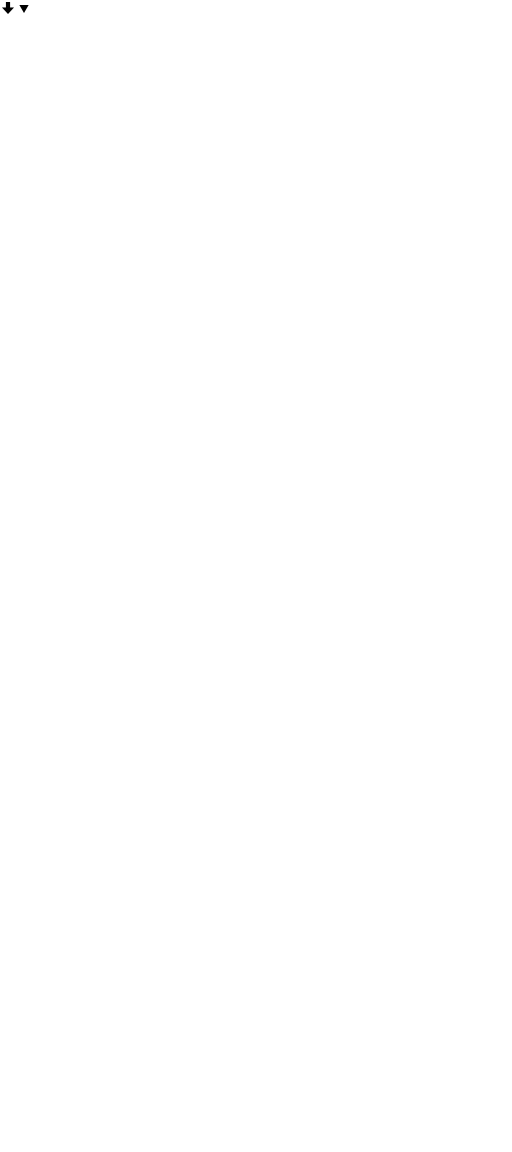
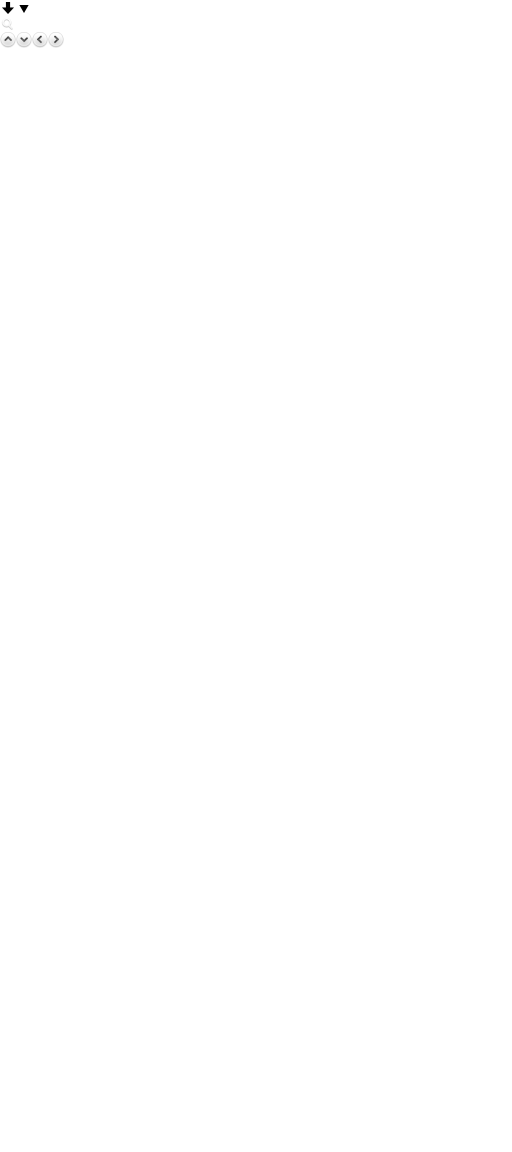
Comparing the layer stacks of the two 512×1152 images. Changes:
added layer "arrow_w_right" above "arrow_w_left" over 48, 32, 64, 48
added layer "arrow_w_left" above "arrow_w_down" over 32, 32, 48, 48
added layer "arrow_w_down" above "arrow_w_up" over 16, 32, 32, 48
added layer "arrow_w_up" above "search" over 0, 32, 16, 48
added layer "search" above "arrow_down-2" over 1, 18, 13, 30
